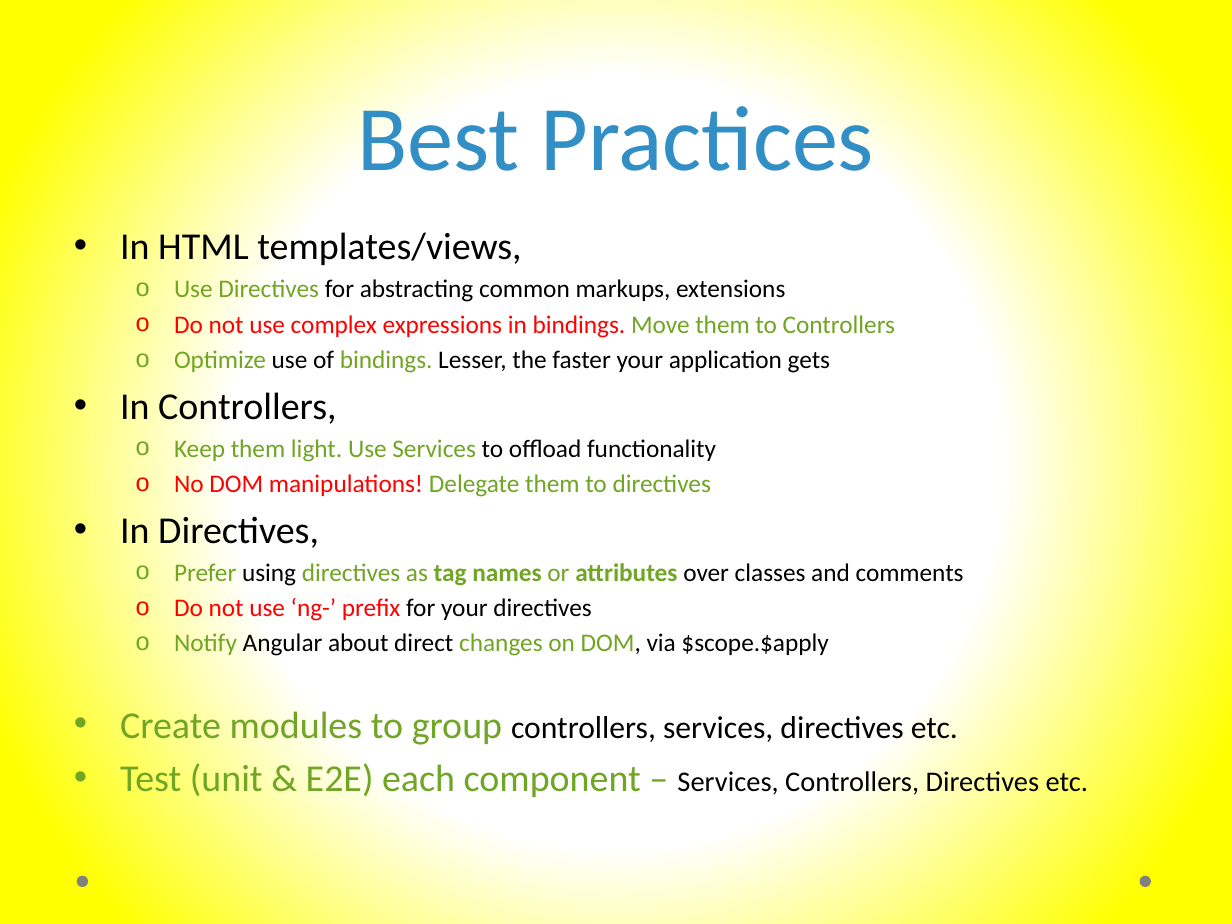
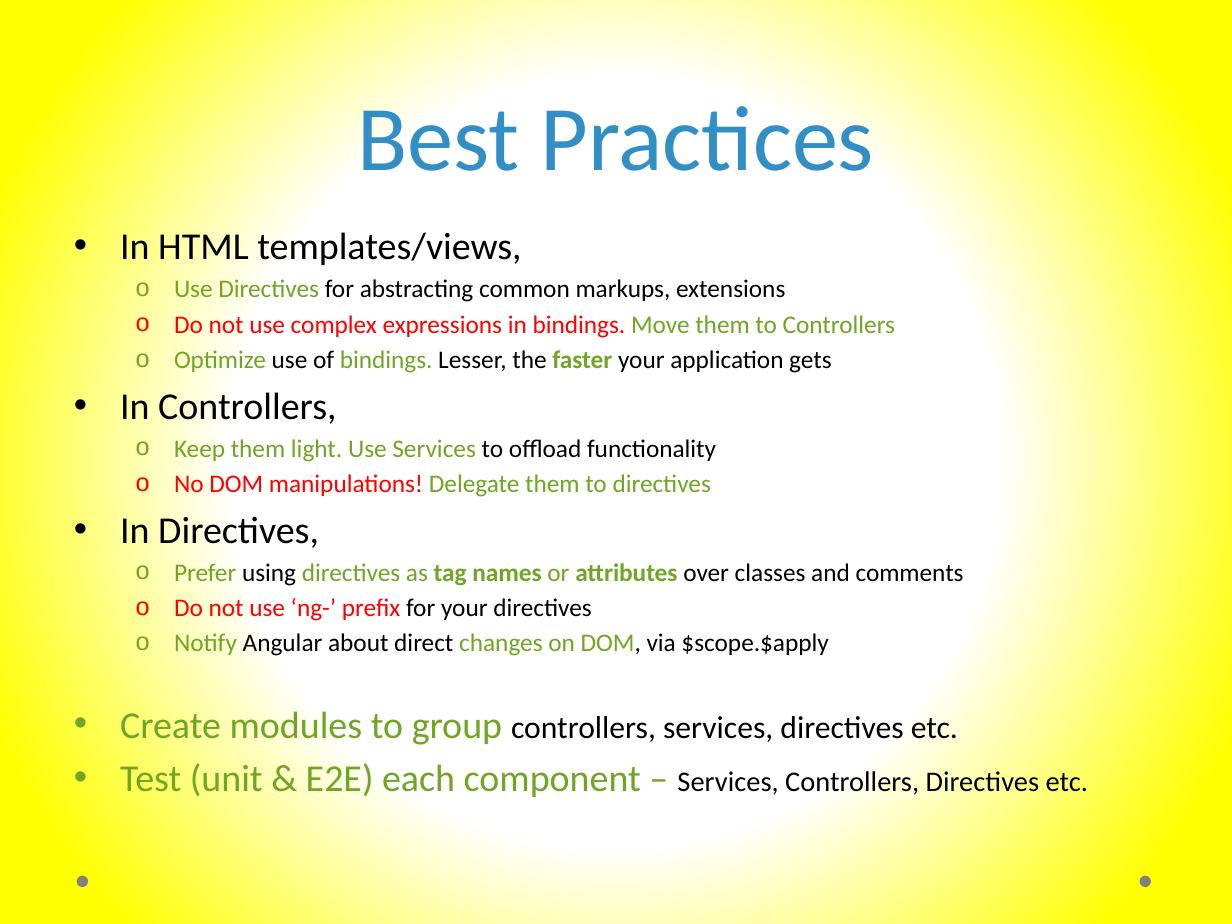
Before and after one commit to murtazahaveliwala/technext-angularjs-demo, a slide deck: slide 22 of Introduction to AngularJs.pptx. Drawn at 1232x924 pixels with LibreOffice and Linux fonts; fonts in the diff are those of the drawing. Boxes give left, top, right and bottom in pixels: in the first picture for what was removed or moved away, otherwise in the second. Text is boxed around its words. In the diff, an @@ line names an element or a change of style, - is before the commit and + after.

```diff
--- a/Introduction to AngularJs.pptx
+++ b/Introduction to AngularJs.pptx
@@ text at (x1=174, y1=350, x2=831, y2=373): text colour #000000 to #70A525, bold on in "faster" @@
```
Also in this commit, not shown: 16 other slides changed.
